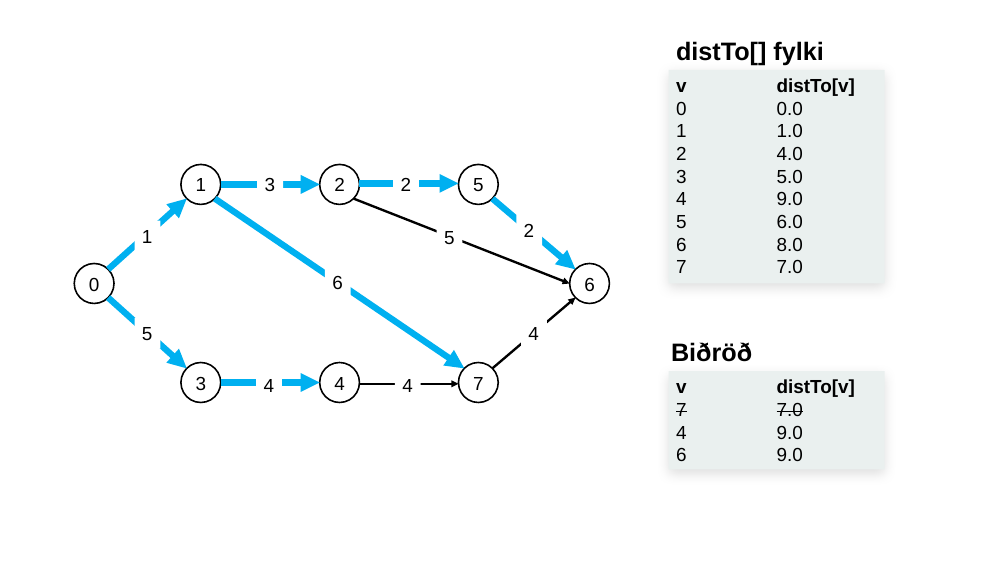
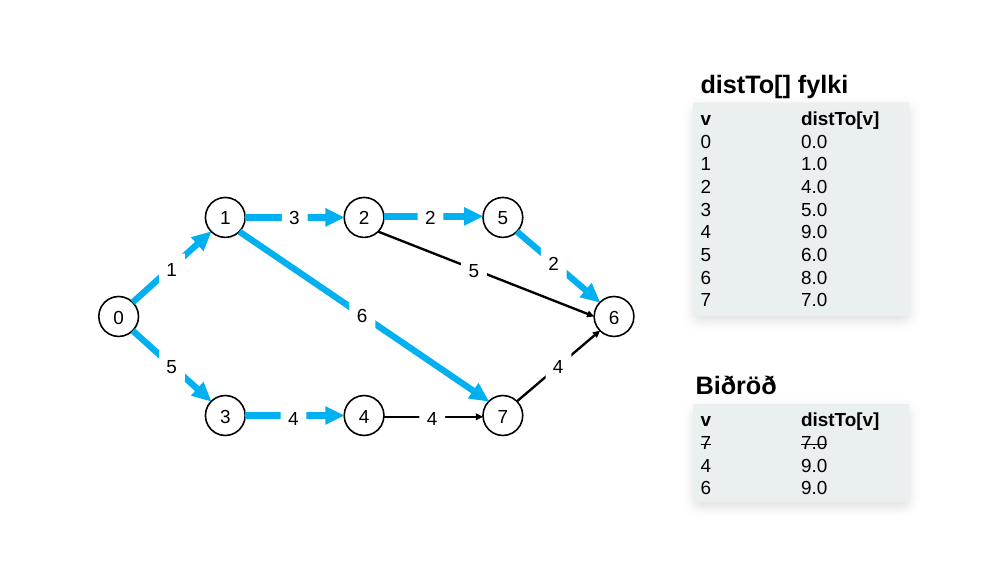
Before and after one commit to lvthnn/TOL203G, a slide deck: slide 7 of HD11/src/V3/dijkstra.pptx. Drawn at 1008x567 pixels with LibreOffice and Linux fonts; fonts in the diff are those of the drawing. Boxes give left, top, right and bottom in pixels: in the first picture for what was removed or moved away, otherwise in the second. Text is boxed around its words. In the diff, an @@ line names an element or a change of style, - is before the commit and + after.

```diff
--- a/HD11/src/V3/dijkstra.pptx
+++ b/HD11/src/V3/dijkstra.pptx
@@ 8 ellipses, 7 arrows, 2 texts: place and size @@
-8 ellipses, 7 arrows, 2 texts at [74, 41, 823, 403]
+8 ellipses, 7 arrows, 2 texts at [99, 74, 848, 436]
@@ 10 texts, 3 arrows, 2 rectangles: place and size @@
-10 texts, 3 arrows, 2 rectangles at [142, 70, 885, 470]
+10 texts, 3 arrows, 2 rectangles at [166, 103, 910, 503]
```
Also in this commit, not shown: 9 other slides changed, 1 slide added, 11 other files.
